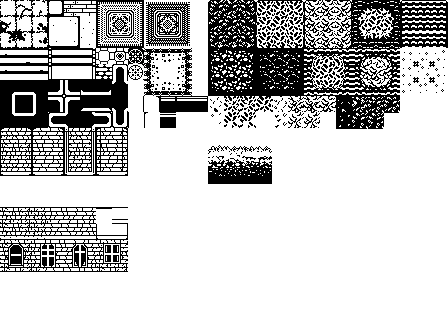
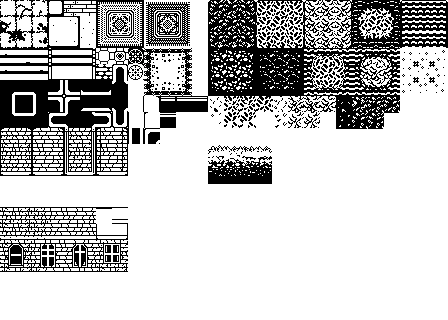
Layers edited between the first and the second 448 x 320 image:
painted on "Layer 1" over [128, 128, 144, 144]
added layer "Layer 2" above "Layer 7 copy" over [144, 128, 160, 144]
